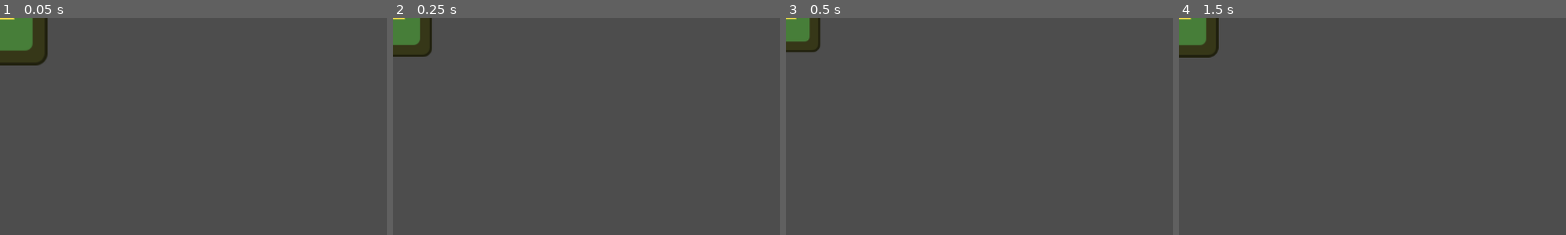
Above: before the commit, frames 1-4 (left to right).
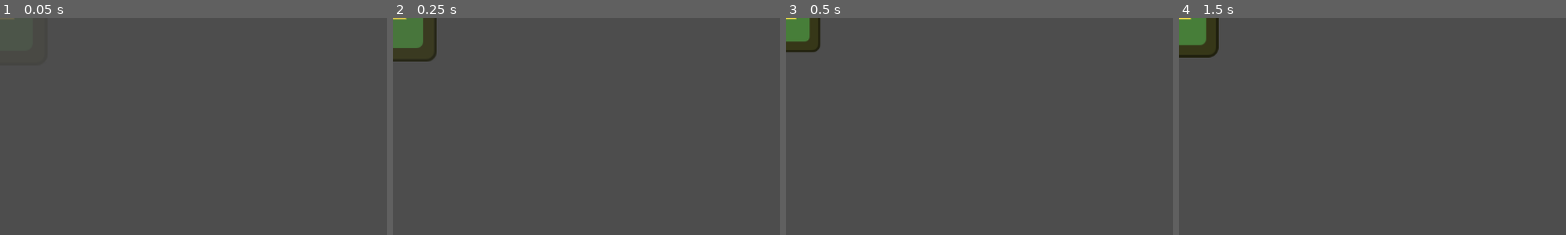
Above: after the commit, the same moments.

Repository: Nasshor01/afterspark
Game: Godot game, scene res://Scenes/Pickups/fragment.tscn
Two runs of this game, one before a commit and one after it. Both use one fixed random seed, a clock stepped at 60 frames per second and the inputs below. This scene is started directly instead of the project's main scene. The engine's default icon, where the game draws it, is replaced by a stand-in: a white triangle on a blue panel in a dark square.
Inputs (mouse positions are % of the whole screen's width and height, from its top left):
- Up to frame 1 (0.05 s): no input
- Up to frame 2 (0.25 s): no input
- Up to frame 3 (0.5 s): no input
- Up to frame 4 (1.5 s): move the mouse to (72, 45) at 0.52 s; hold D (move_right) 0.53-1.28 s; tap E (reignite) at 0.6 s; tap Enter at 1.25 s; move the mouse to (30, 55) at 1.27 s; hold S (move_down) from 1.28 s (still down); click (30, 55) at 1.35 s
The pictures show only the part of the screen within x 0-50%, y 0-50%; the shares and areas given below are measured in that part.

The runs differ from the first frame. In frame 1, 2.6% of the frame differs, in the area x 0-13%, y 0-22%; in frame 2, 0.8%; in frame 3, nothing differs; in frame 4, nothing differs.
Error before the commit: Invalid assignment of property or key 'wait_time' with value of type 'float' on a base object of type 'null instance'. (res://Scenes/Pickups/fragment.gd:21)

Commit message:
přidání assetů

Diff:
--- a/Scenes/Pickups/fragment.tscn
+++ b/Scenes/Pickups/fragment.tscn
@@ -23,6 +23,6 @@
 
 [node name="GPUParticles2D" type="GPUParticles2D" parent="."]
 
-[node name="LifetimTimer" type="Timer" parent="."]
+[node name="LifetimeTimer" type="Timer" parent="."]
 wait_time = 5.0
 one_shot = true
Binary file added: Assets/characters/Angels/160x160/118.png
Binary file added: Assets/characters/Angels/160x160/119.png
Binary file added: Assets/characters/Angels/160x160/120.png
Binary file added: Assets/characters/Angels/160x160/121.png
Binary file added: Assets/characters/Angels/160x160/255.png
Binary file added: Assets/characters/Angels/256x256/154.png
Binary file added: Assets/characters/Angels/256x256/155.png
Binary file added: Assets/characters/Angels/256x256/156.png
Binary file added: Assets/characters/Angels/256x256/157.png
Binary file added: Assets/characters/Angels/256x256/158.png
Binary file added: Assets/characters/Angels/256x256/434.png
Binary file added: Assets/characters/Angels/256x256/435.png
(and 706 more such lines)
